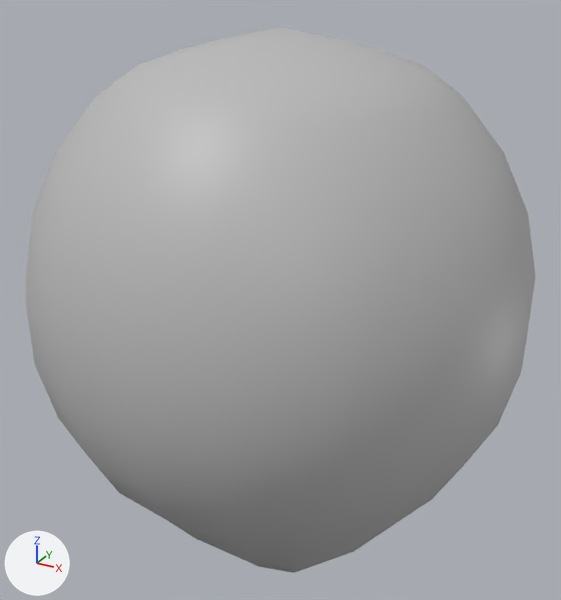
Two versions of the FBX model Assets/Models/Coconut_A.fbx, one commit apart.
Before and after are seen from a 50 mm lens placed at (0.182, -0.329, 0.168), pointed at (0.0, 0.0, 0.003). The axes (+X, +Y, +Z) are drawn at lower left. The lights are the same throughout. Where no turn or scale is listed for an object, it has been applied to the vertices.

Names of what the first picture shows: 'Coconut_A'.
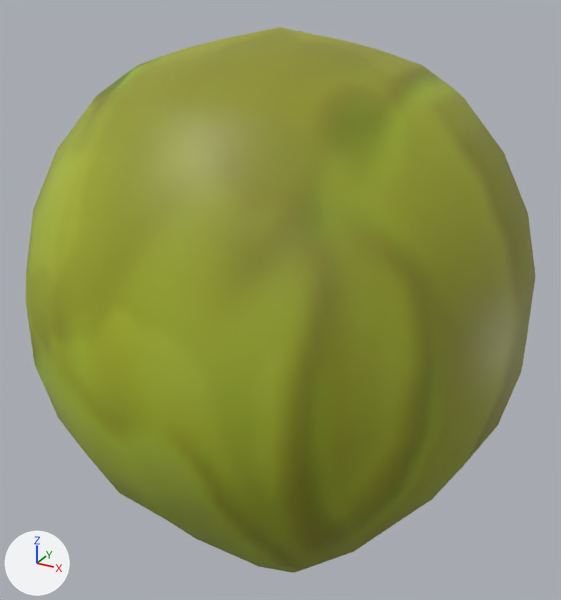
What differs and where, as boxes [x1, y1, x2, y2] in the pictures (561 x 600 px):
'Coconut_A', surface changed (grey to yellow)
    both: [26, 27, 536, 573]

Edits to the bpy script that builds the scene:
```text
Add img_assets_low_assets_albedotransparency_png:
    img_assets_low_assets_albedotransparency_png = load_image('Assets_low_Assets_AlbedoTransparency.png', '../Textures/Assets_low_Assets_AlbedoTransparency.png', 2048, 2048, 'sRGB')
Change mat_assets:
    remove mat_assets.base_color = (0.5, 0.5, 0.5)  # grey #bcbcbc
    add mat_assets.texture = img_assets_low_assets_albedotransparency_png
Change me_mesh:
    where me_mesh.from_pydata(...)  # 252 vertices, 280 faces; spans x -0.127..0.127, y -0.127..0.127, z -0.131..0.139
    used by ob_coconut_a; location = (0.0, 0.0, 0.0)
    me_mesh part 1: texture (UV) coordinates of 280 of 280 faces, centred in x -0.124..0.124, y -0.124..0.124, z -0.128..0.135, changed; they spanned u 0.34..0.64, v 0.0..0.21 and now span u 0.36..0.56, v 0.14..0.28
```
